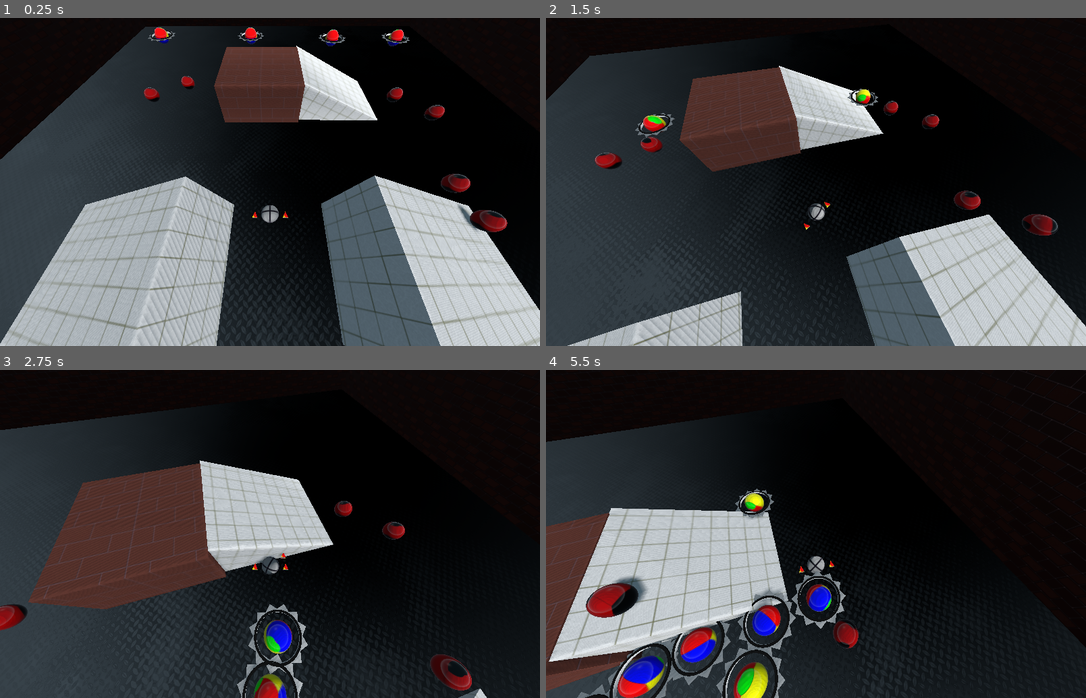
Above: before the commit, frames 1-4 (two rows, left to right).
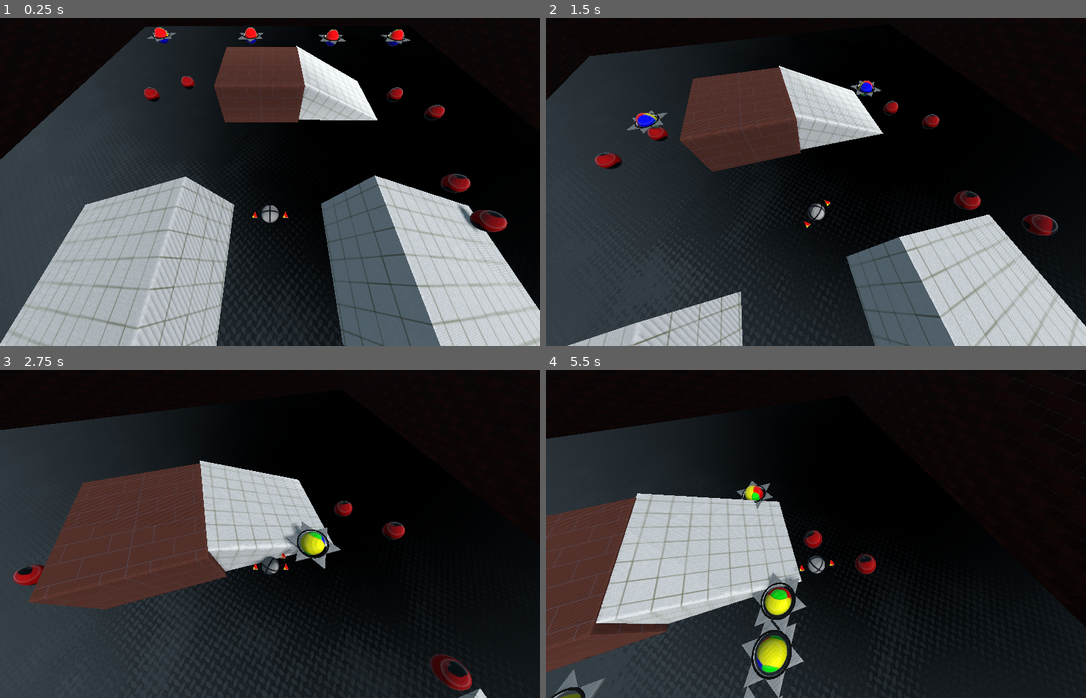
Above: after the commit, the same moments.

Repository: Paul991/RollerShooter
Game: Godot game, scene res://scenes/Main.tscn
Same seed, same stepped clock (60 frames per second), same inputs: the game is played once before the commit and once after it.
Inputs (mouse positions are in pixels of both pictures, inside the frame that each line leads up to):
- Up to frame 1 (0.25 s): no input
- Up to frame 2 (1.5 s): move the mouse to (843, 182) at 0.52 s; hold Right mouse button (move) 0.53-1.28 s; move the mouse to (789, 182) at 1.27 s; right-click (789, 182) at 1.35 s
- Up to frame 3 (2.75 s): move the mouse to (280, 527) at 2.02 s; press the mouse at (280, 527) at 2.03 s; right-click (280, 527) at 2.3 s
- Up to frame 4 (5.5 s): move the mouse to (810, 540) at 2.77 s; release the mouse at (810, 540) at 2.78 s; right-click (810, 540) at 2.85 s; move the mouse to (853, 537) at 3.52 s; hold Right mouse button (move) 3.53-4.28 s; move the mouse to (772, 530) at 4.27 s; click (772, 530) at 4.35 s; right-click (772, 530) at 4.55 s; move the mouse to (821, 534) at 5.02 s; hold Right mouse button (move) from 5.03 s (still down)

The runs differ from the first frame. In frame 1, 0.2% of the frame differs, in the area x 27-76%, y 3-9%; in frame 2, 0.9%; in frame 3, 2.8%; in frame 4, 17%, in the area x 0-100%, y 14-100%.

Commit message:
saw work

Diff:
--- a/scenes/EnemyBallSimple.gd
+++ b/scenes/EnemyBallSimple.gd
@@ -23,7 +23,7 @@
 
 
 func _physics_process(delta):
-	apply_central_impulse(Vector3(speed*move_vector.x,0 ,move_vector.y))
+	apply_central_impulse(Vector3(speed*move_vector.x*delta,0 ,move_vector.y*delta))
 
 func random_dir():
 	var num = Vector2(rng.randf_range(-1,1),rng.randf_range(-1,1))
--- a/scenes/enemies/Saw.gd
+++ b/scenes/enemies/Saw.gd
@@ -12,4 +12,4 @@
 func _process(delta: float) -> void:
 	if parent != null:
 		translation = parent.translation
-		rotation_degrees.y -= 5
+		rotation_degrees.y -= 20
--- a/scenes/enemies/Saw.tscn
+++ b/scenes/enemies/Saw.tscn
@@ -1,25 +1,30 @@
-[gd_scene load_steps=7 format=2]
+[gd_scene load_steps=8 format=2]
 
 [ext_resource path="res://scenes/enemies/Saw_teeth_mat.tres" type="Material" id=1]
 [ext_resource path="res://scenes/enemies/Saw.gd" type="Script" id=2]
 
-[sub_resource type="SpatialMaterial" id=4]
+[sub_resource type="SpatialMaterial" id=1]
 albedo_color = Color( 0, 0, 0, 1 )
 
 [sub_resource type="CylinderMesh" id=2]
-material = SubResource( 4 )
+material = SubResource( 1 )
 top_radius = 10.0
 bottom_radius = 10.0
 
-[sub_resource type="CubeMesh" id=3]
-size = Vector3( 18, 0.5, 18 )
+[sub_resource type="PrismMesh" id=5]
+size = Vector3( 30, 25, 1 )
 
-[sub_resource type="CylinderMesh" id=1]
+[sub_resource type="PrismMesh" id=6]
+size = Vector3( 30, 25, 1 )
+
+[sub_resource type="CylinderMesh" id=4]
 top_radius = 9.0
 bottom_radius = 9.0
 
-[node name="Saw" type="CSGMesh"]
-transform = Transform( 1.5, 0, 0, 0, 1, 0, 0, 0, 1.5, 0, 0, 0 )
+[node name="Saw" type="CSGMesh" groups=[
+"Saws",
+]]
+transform = Transform( 1.2, 0, 0, 0, 1, 0, 0, 0, 1.2, 0, 0, 0 )
 use_collision = true
 collision_layer = 4
 script = ExtResource( 2 )
@@ -27,20 +32,16 @@
 [node name="Ring" type="CSGMesh" parent="."]
 mesh = SubResource( 2 )
 
-[node name="Square" type="CSGMesh" parent="."]
-mesh = SubResource( 3 )
+[node name="Triangle" type="CSGMesh" parent="."]
+transform = Transform( 1, 0, 0, 0, -4.37114e-08, -1, 0, 1, -4.37114e-08, 0, 0, 4 )
+mesh = SubResource( 5 )
 material = ExtResource( 1 )
 
-[node name="Square2" type="CSGMesh" parent="."]
-transform = Transform( 0.866025, 0, 0.5, 0, 1, 0, -0.5, 0, 0.866025, 0, 0, 0 )
-mesh = SubResource( 3 )
-material = ExtResource( 1 )
-
-[node name="Square3" type="CSGMesh" parent="."]
-transform = Transform( 0.5, 0, 0.866025, 0, 1, 0, -0.866025, 0, 0.5, 0, 0, 0 )
-mesh = SubResource( 3 )
+[node name="Triangle2" type="CSGMesh" parent="."]
+transform = Transform( -1, -8.74228e-08, 3.82137e-15, 0, -4.37114e-08, -1, 8.74228e-08, -1, 4.37114e-08, 0, 0, -4 )
+mesh = SubResource( 6 )
 material = ExtResource( 1 )
 
 [node name="SubsMiddle" type="CSGMesh" parent="."]
 operation = 2
-mesh = SubResource( 1 )
+mesh = SubResource( 4 )
--- a/scenes/enemies/Saw_teeth_mat.tres
+++ b/scenes/enemies/Saw_teeth_mat.tres
@@ -3,3 +3,6 @@
 [resource]
 metallic = 1.0
 roughness = 0.66
+normal_enabled = true
+normal_scale = 2.72
+uv1_triplanar = true
--- a/scenes/player/Player.gd
+++ b/scenes/player/Player.gd
@@ -17,7 +17,7 @@
 
 func _physics_process(delta):
 #	print("Pointer rotaion: %s"%Pointer.rotation_degrees.y)
-	Pointer.translation = global_transform.origin
+
 	var dir = get_2d_dir()
 
 
@@ -63,3 +63,8 @@
 	point = Vector2(point.x, point.z)
 	dir = main.direction_to(point)
 	return dir
+
+
+func _on_Player_body_entered(body: Node) -> void:
+	if body.is_in_group("Saws"): # not really doing it
+		apply_impulse(body.basis.z, -body.basis.z*10)
--- a/scenes/player/Player.tscn
+++ b/scenes/player/Player.tscn
@@ -9,7 +9,7 @@
 [sub_resource type="PhysicsMaterial" id=1]
 resource_local_to_scene = true
 rough = true
-bounce = 0.2
+bounce = 0.5
 
 [sub_resource type="SphereShape" id=2]
 radius = 7.0
@@ -35,6 +35,7 @@
 random_pitch = 1.45
 
 [node name="Player" type="RigidBody"]
+collision_layer = 17
 collision_mask = 2
 mass = 4.0
 physics_material_override = SubResource( 1 )
@@ -62,3 +63,5 @@
 [node name="Shoot" type="AudioStreamPlayer3D" parent="Sfx"]
 stream = SubResource( 6 )
 unit_db = 19.004
+
+[connection signal="body_entered" from="." to="." method="_on_Player_body_entered"]
--- a/scenes/player/Pointer.gd
+++ b/scenes/player/Pointer.gd
@@ -3,6 +3,7 @@
 enum Amount {ONE, TWO, THREE}
 
 
+onready var Player = get_parent().get_node("Player")
 onready var Point = get_node("Point")
 onready var Left = get_node("Left")
 onready var Right = get_node("Right")
@@ -18,6 +19,11 @@
 # Called when the node enters the scene tree for the first time.
 func _ready():
 	set_guns()
+
+
+func _process(delta: float) -> void:
+	translation = Player.global_transform.origin
+
 
 func set_guns():
 	match guns:
